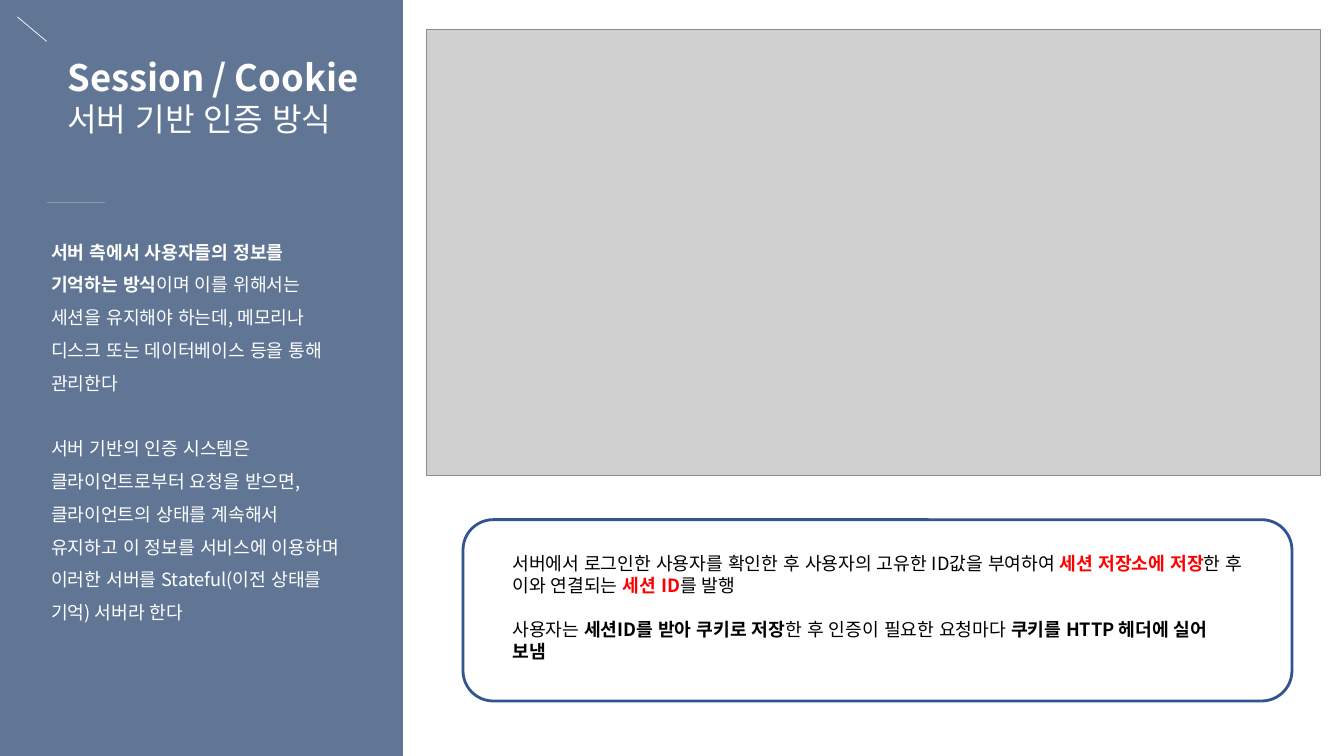
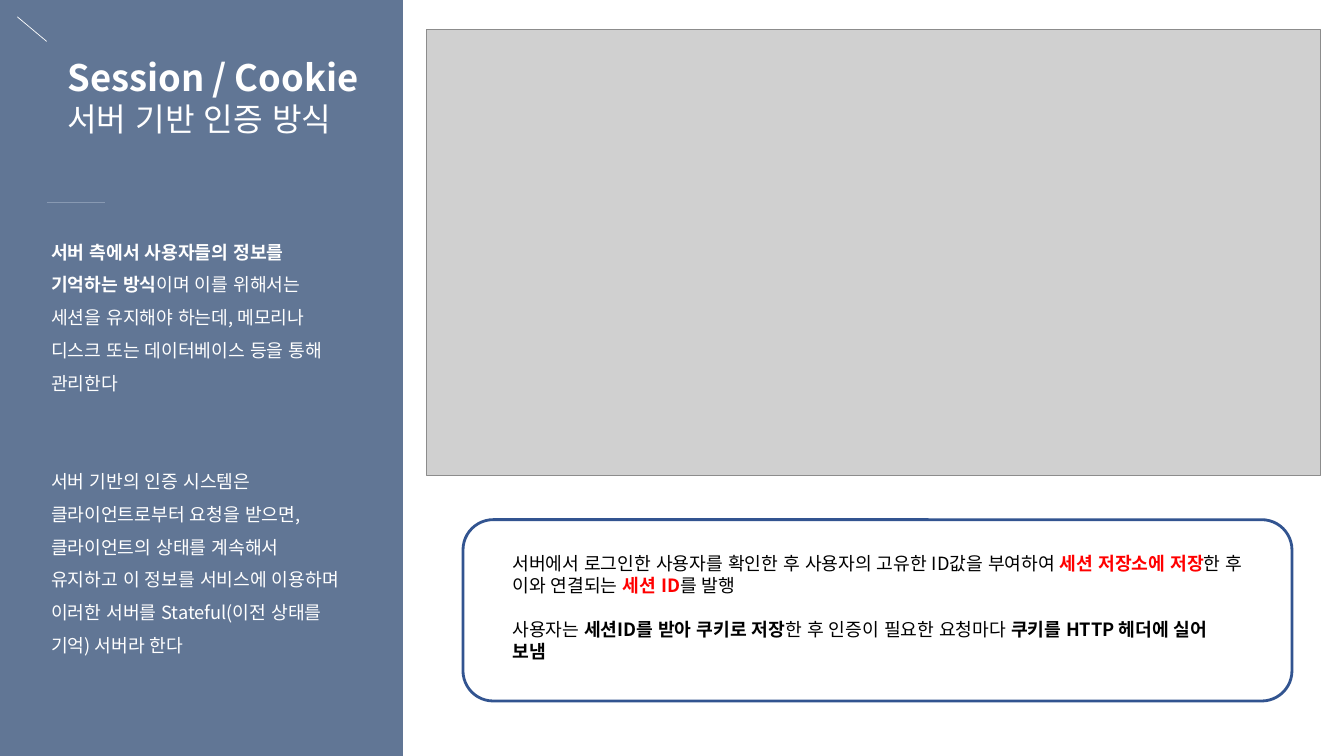
Before and after one commit to eunbee-kim/dmsql1471, a slide deck: slide 10 of 교육/5주차_DB정규화_반정규화_서버인증_세션과쿠키.pptx (slide 9 before the commit). Drawn at 1344x756 pixels with LibreOffice and Linux fonts; fonts in the diff are those of the drawing; grey boxes stand for pictures. Boxes give left, top, right and bottom in pixels: in the first picture for what was removed or moved away, otherwise in the second. Text is boxed around its words. In the diff, an @@ line names an element or a change of style, - is before the commit and + after.

```diff
--- a/교육/5주차_DB정규화_반정규화_서버인증_세션과쿠키.pptx
+++ b/교육/5주차_DB정규화_반정규화_서버인증_세션과쿠키.pptx
@@ text "서버 측에서 사용자들의 정보를 기억하는 ..." rewrapped from <box>51,243,339,623</box> to <box>51,243,339,656</box> @@
```
Also in this commit, not shown: 2 other slides changed, 10 slides added, 1 other file.
